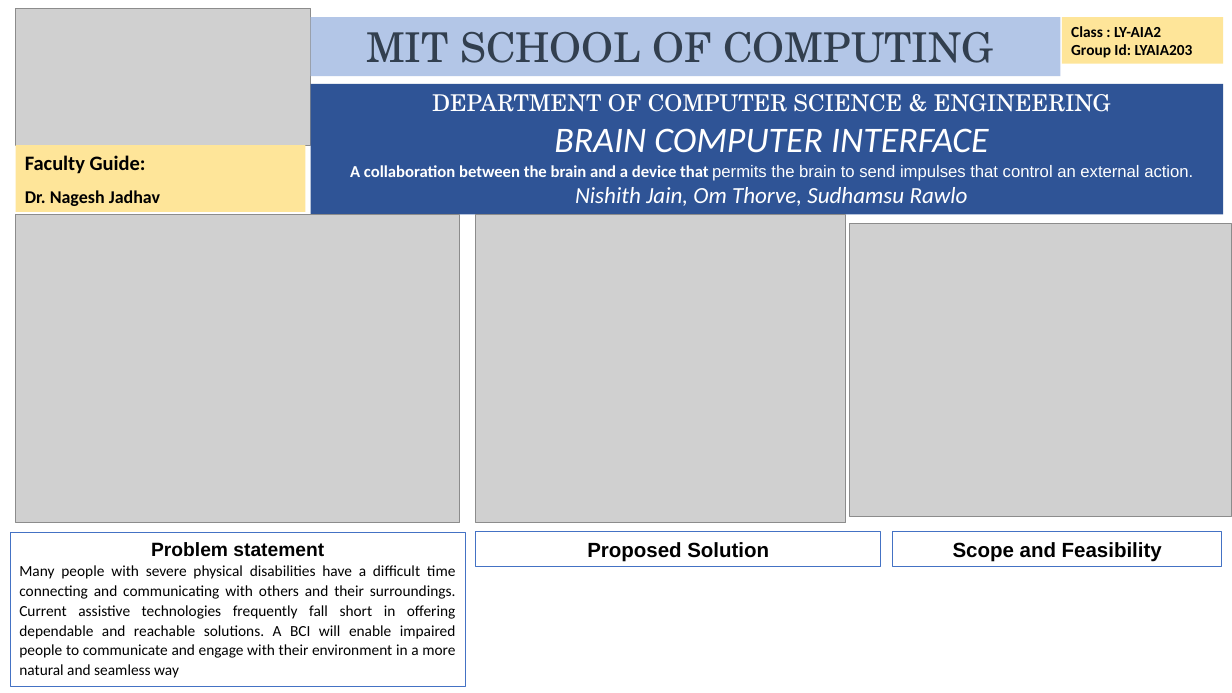
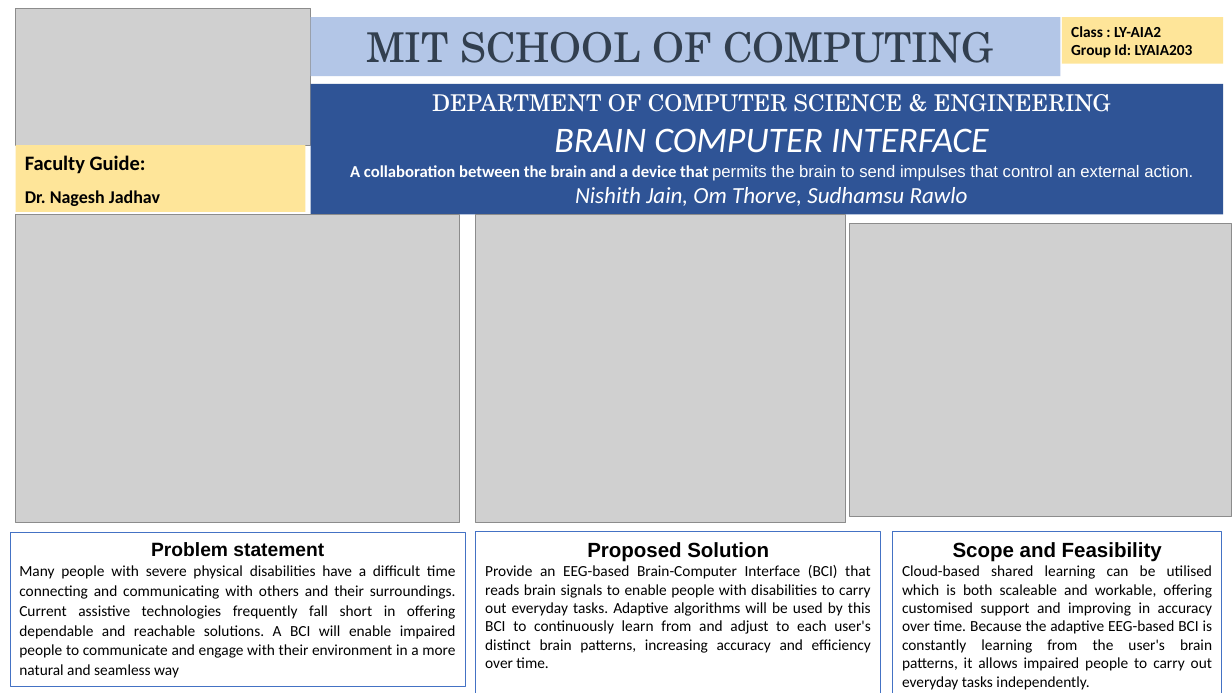
Before and after one commit to standardprogram1/Submittables, a slide deck: slide 1 of LY_sem7_BCI.pptx. Drawn at 1232x693 pixels with LibreOffice and Linux fonts; fonts in the diff are those of the drawing; grey boxes stand for pictures. Boxes give left, top, right and bottom in pixels: in the first picture for what was removed or moved away, otherwise in the second. Text is boxed around its words. In the diff, an @@ line names an element or a change of style, - is before the commit and + after.

```diff
--- a/LY_sem7_BCI.pptx
+++ b/LY_sem7_BCI.pptx
@@ rectangle "Proposed Solution": place and size @@
-rectangle "Proposed Solution" at [476,532,881,567]
+rectangle "Proposed Solution" at [476,532,881,693]
@@ rectangle "Scope and Feasibility": place and size @@
-rectangle "Scope and Feasibility" at [893,532,1222,567]
+rectangle "Scope and Feasibility" at [893,532,1222,693]
@@ text in rectangle at [485,565,871,668]: paragraph added @@
+Provide an EEG-based Brain-Computer Interface (BCI) that reads brain signals to enable people with disabilities to carry out everyday tasks. Adaptive algorithms will be used by this BCI to continuously learn from and adjust to each user's distinct brain patterns, increasing accuracy and efficiency over time.
@@ text in rectangle at [902,565,1213,690]: paragraph added @@
+Cloud-based shared learning can be utilised which is both scaleable and workable, offering customised support and improving in accuracy over time. Because the adaptive EEG-based BCI is constantly learning from the user's brain patterns, it allows impaired people to carry out everyday tasks independently.
```
